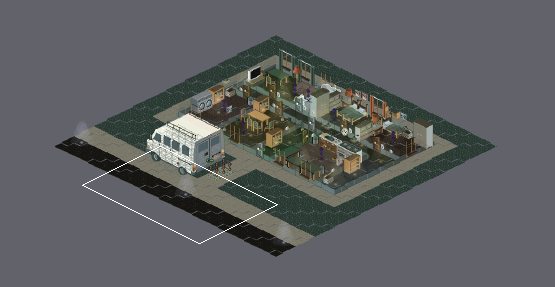
A Tiled map gets an edit: assets/maps/map_house1_3x.tmx. Above: a wide view before the commit, with the close-up outlined.
Close-up. Before the edit:
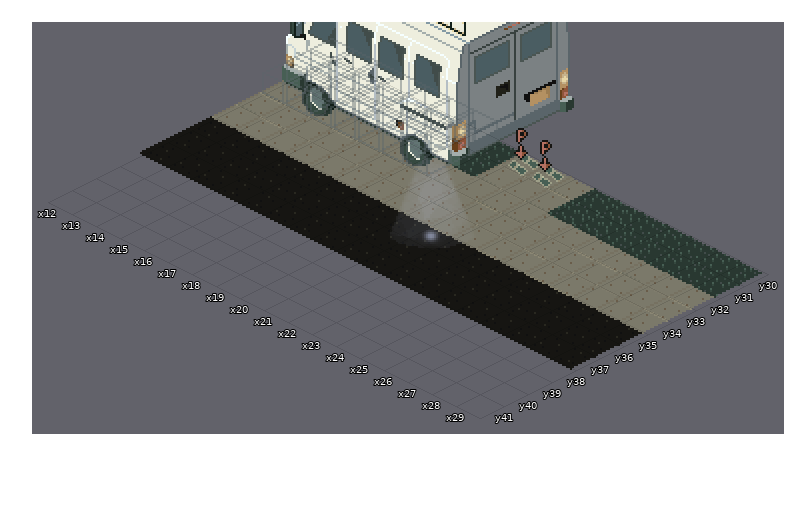
Cells are 24x12 px. Isometric: x runs down to the right, y down to the left. Shown: x 12..29, y 30..41. The commit also changed other parts of the map, which this record leaves out. The old version is drawn lined up with the new one.
The result:
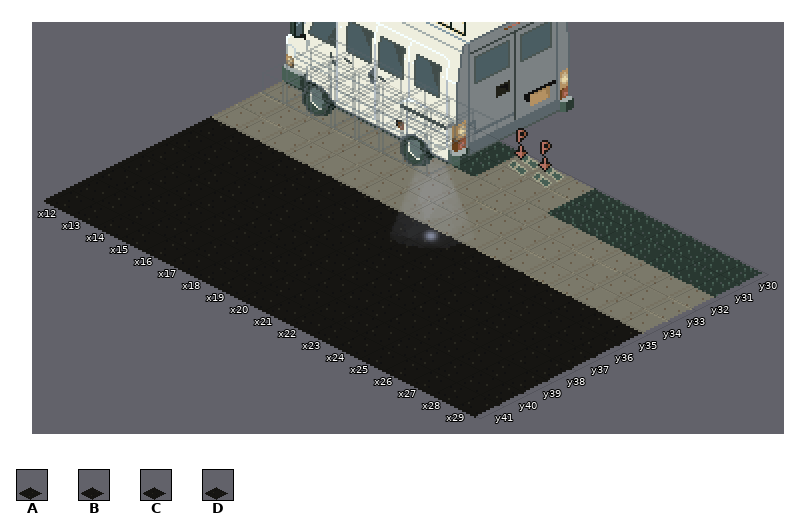
Key: from "A3x3x3": A 8 "Floor", B 9 "Floor", C 10 "Floor", D 11 "Floor".
_ is an empty cell.
Difference:
map size 34x34 -> 42x42 cells (old content now starts at 4,4; both pictures use the new coordinates)
Layer "Ground Level/Floors":
Tile B gives way to tile A in row 37 at x 15 to 16 and 18.
Tile D gives way to tile A in row 37 at x 14, 17 and 26.
The edit adds tile A in row 38 at x 16 and 19; in row 39 at x 23 and 26 to 28; in row 40 at x 13, 16 to 17, 20 and 26 to 27; in row 41 at x 13, 15, 23 and 28.
Tile A gives way to tile B in row 37 at x 12.
Tile C gives way to tile B in row 37 at x 20.
Tile D gives way to tile B in row 37 at x 28.
The edit adds tile B in row 38 at x 12 to 15, 21 and 26 to 29; in row 39 at x 15 to 17, 20, 25 and 29; in row 40 at x 14 and 29; in row 41 at x 12, 16, 18 and 25 to 27.
Tile D gives way to tile C in row 37 at x 13 and 25.
The edit adds tile C in row 38 at x 20; in row 39 at x 14, 18 to 19 and 22; in row 40 at x 12, 15, 18 to 19, 22 to 23, 25 and 28; in row 41 at x 14 and 20 to 22.
Tile C gives way to tile D in row 37 at x 19 and 27.
The edit adds tile D in row 38 at x 17 to 18 and 22 to 25; in row 39 at x 12 to 13, 21 and 24; in row 40 at x 21 and 24; in row 41 at x 17, 19, 24 and 29.
Changed places in both close-ups, as pixel boxes (x1, y1, x2, y2):
changed: (48, 124, 584, 418)
